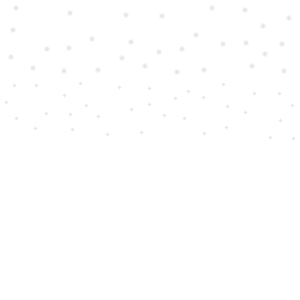
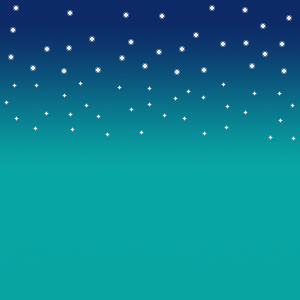
Before/after of a 300×300 layered artwork. What changed in the layer stack:
painted on "Rectangle 1" over bbox(0, 0, 300, 300)
painted on "Rectangle 2" over bbox(0, 0, 300, 300)
